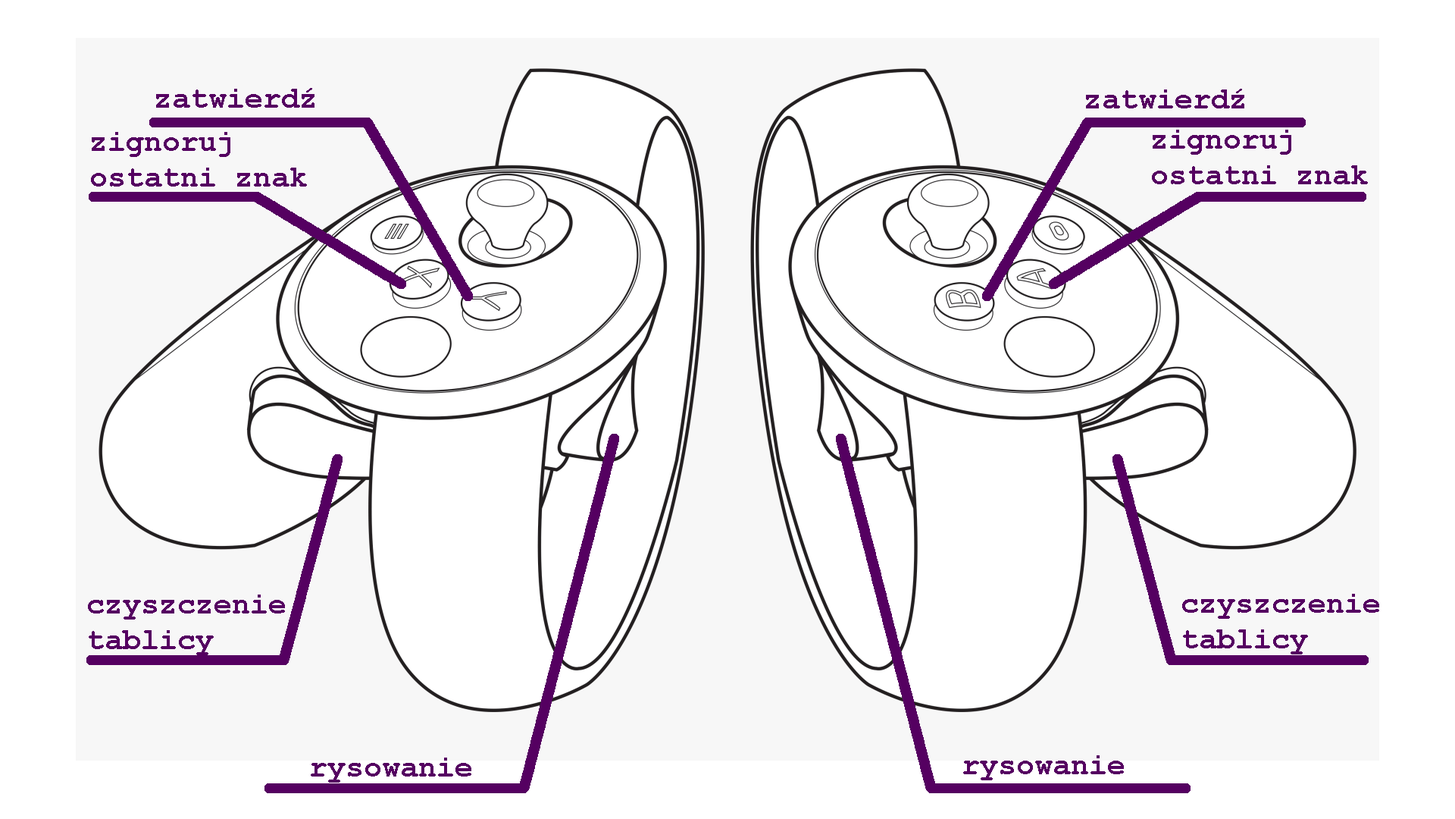
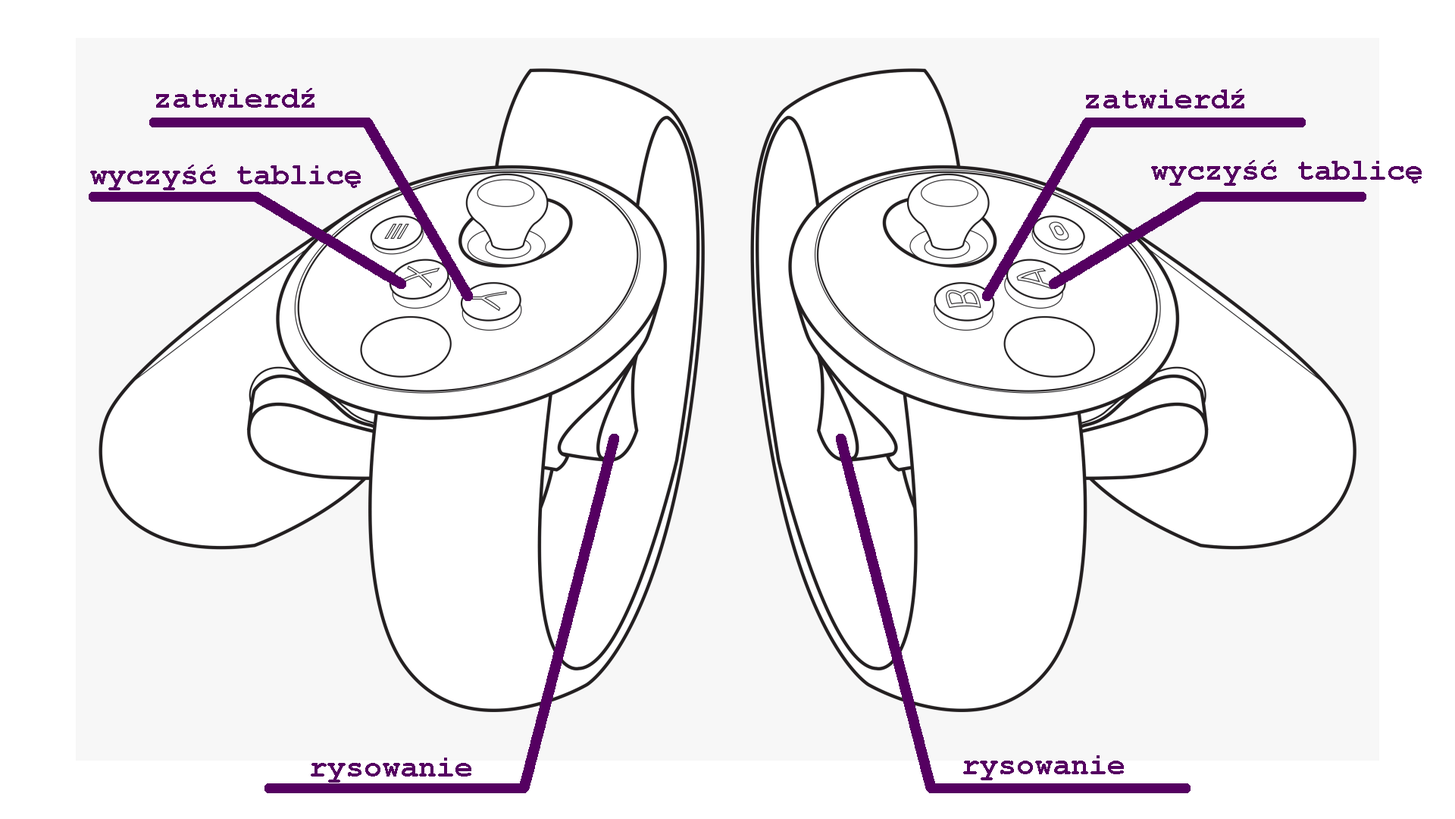
Comparing the layer stacks of the two 1455 x 819 images. Changes:
renamed "zignoruj ostatni znak #1" to "wyczyść tablicę", painted on it over [left=90, top=131, right=361, bottom=191]
renamed "zignoruj ostatni znak" to "wyczyść tablicę ...", painted on it over [left=1151, top=129, right=1422, bottom=186]
renamed "czyszczenie ..." to "Empty Text Layer", painted on it over [left=87, top=594, right=286, bottom=655]
painted on "czyszczenie ... #1" over [left=1182, top=593, right=1380, bottom=655]
painted on "markings" over [left=86, top=454, right=1369, bottom=665]
